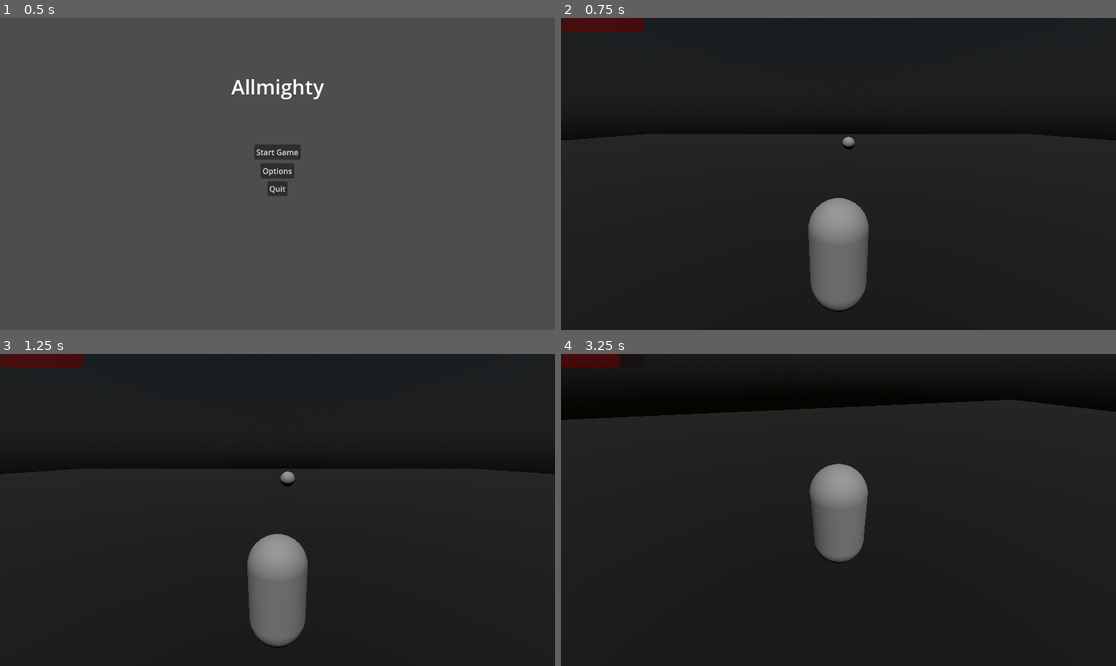
Above: before the commit, frames 1-4 (two rows, left to right).
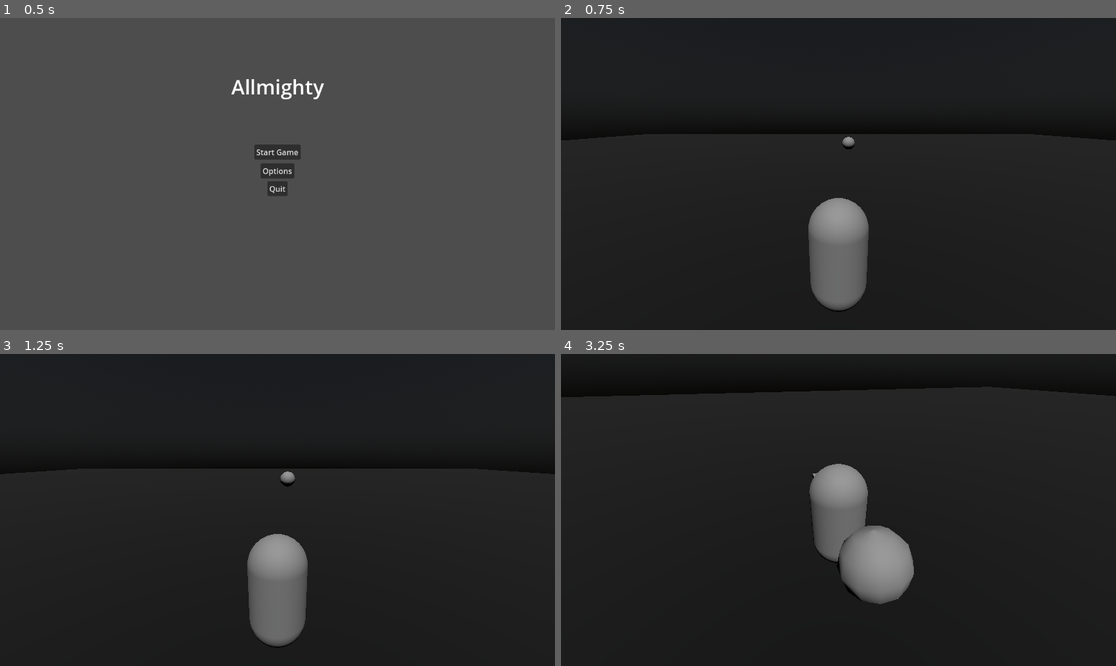
Above: after the commit, the same moments.

Repository: MikaelVV/Allmighty
Game: Godot game, scene res://Scenes/MainMenu.tscn
The game is run twice, just before and just after one commit, with the same random seed, the same clock (stepped at 60 frames per second) and the same inputs.
Inputs (mouse positions are in pixels of both pictures, inside the frame that each line leads up to):
- Up to frame 1 (0.5 s): no input
- Up to frame 2 (0.75 s): click "Start Game" at 0.5 s
- Up to frame 3 (1.25 s): no input
- Up to frame 4 (3.25 s): tap Enter (ui_accept) at 1.25, 1.35, 1.52, 1.82, 2.1, 2.27, 2.57, 2.85 s; move the mouse to (866, 510) at 1.27 s; hold W (move_forward) from 1.28 s (still down); move the mouse to (810, 510) at 2.02 s; move the mouse to (849, 503) at 2.77 s

Frame 1 is identical in both runs. In frame 2, 0.6% of the frame differs, in the area x 0-15%, y 0-5%; in frame 3, 0.6%; in frame 4, 8.4%, in the area x 0-100%, y 0-81%.

Commit message:
Implementing classic tank controls

Diff:
--- a/Scenes/main.tscn
+++ b/Scenes/main.tscn
@@ -13,7 +13,6 @@
 [sub_resource type="Environment" id="Environment_ful8f"]
 background_mode = 2
 sky = SubResource("Sky_d8vbg")
-volumetric_fog_enabled = true
 volumetric_fog_density = 0.08
 
 [sub_resource type="BoxShape3D" id="BoxShape3D_ykaip"]
@@ -74,3 +73,5 @@
 
 [node name="Bench02" parent="." instance=ExtResource("4_o748t")]
 transform = Transform3D(0.806279, 0, -0.591535, 0, 1, 0, 0.591535, 0, 0.806279, -16.9577, 1.18473, 16.7051)
+
+[node name="Cameras" type="Node" parent="."]
--- a/Scenes/player.tscn
+++ b/Scenes/player.tscn
@@ -7,63 +7,15 @@
 
 [sub_resource type="CapsuleShape3D" id="CapsuleShape3D_d2c24"]
 
+[sub_resource type="BoxMesh" id="BoxMesh_adpr8"]
+
 [node name="Player" type="CharacterBody3D"]
 transform = Transform3D(1, 0, 0, 0, 1, 0, 0, 0, 1, 0, 2.07259, 0)
 script = ExtResource("1_pdh2t")
 
 [node name="Pivot" type="Node3D" parent="."]
 
-[node name="Camera3D" type="Camera3D" parent="Pivot"]
-transform = Transform3D(1, 0, 0, 0, 0.965926, 0.258819, 0, -0.258819, 0.965926, 0, 2.24932, 3.04183)
-
-[node name="HealthBar" type="ProgressBar" parent="Pivot/Camera3D"]
-offset_right = 172.0
-offset_bottom = 27.0
-step = 1.0
-show_percentage = false
-
-[node name="InventoryMenu" type="Control" parent="Pivot/Camera3D"]
-visible = false
-layout_mode = 3
-anchors_preset = 8
-anchor_left = 0.5
-anchor_top = 0.5
-anchor_right = 0.5
-anchor_bottom = 0.5
-offset_left = -20.0
-offset_top = -20.0
-offset_right = 20.0
-offset_bottom = 20.0
-grow_horizontal = 2
-grow_vertical = 2
-
-[node name="PanelContainer" type="PanelContainer" parent="Pivot/Camera3D/InventoryMenu"]
-layout_mode = 1
-anchors_preset = 8
-anchor_left = 0.5
-anchor_top = 0.5
-anchor_right = 0.5
-anchor_bottom = 0.5
-offset_left = -260.0
-offset_top = -175.5
-offset_right = 260.0
-offset_bottom = 175.5
-grow_horizontal = 2
-grow_vertical = 2
-
-[node name="RichTextLabel" type="RichTextLabel" parent="Pivot/Camera3D/InventoryMenu"]
-layout_mode = 1
-anchors_preset = 5
-anchor_left = 0.5
-anchor_right = 0.5
-offset_left = -41.0
-offset_top = -156.0
-offset_right = 112.0
-offset_bottom = -93.0
-grow_horizontal = 2
-text = "Inventory"
-
-[node name="PauseMenu" type="Control" parent="Pivot/Camera3D"]
+[node name="PauseMenu" type="Control" parent="Pivot"]
 process_mode = 2
 visible = false
 layout_mode = 3
@@ -80,21 +32,24 @@
 grow_vertical = 2
 script = ExtResource("2_whot4")
 
-[node name="MarginContainer" type="MarginContainer" parent="Pivot/Camera3D/PauseMenu"]
+[node name="MarginContainer" type="MarginContainer" parent="Pivot/PauseMenu"]
 layout_mode = 0
 offset_right = 40.0
 offset_bottom = 40.0
 
-[node name="VBoxContainer" type="VBoxContainer" parent="Pivot/Camera3D/PauseMenu/MarginContainer"]
+[node name="VBoxContainer" type="VBoxContainer" parent="Pivot/PauseMenu/MarginContainer"]
 layout_mode = 2
 
-[node name="ResumeGame" type="Button" parent="Pivot/Camera3D/PauseMenu/MarginContainer/VBoxContainer"]
+[node name="ResumeGame" type="Button" parent="Pivot/PauseMenu/MarginContainer/VBoxContainer"]
 layout_mode = 2
 text = "Resume"
 
-[node name="ReturnToMainMenu" type="Button" parent="Pivot/Camera3D/PauseMenu/MarginContainer/VBoxContainer"]
+[node name="ReturnToMainMenu" type="Button" parent="Pivot/PauseMenu/MarginContainer/VBoxContainer"]
 layout_mode = 2
 text = "Return to Main Menu"
+
+[node name="Camera3D" type="Camera3D" parent="Pivot"]
+transform = Transform3D(1, 0, 0, 0, 0.965926, 0.258819, 0, -0.258819, 0.965926, 0, 2.24932, 3.04183)
 
 [node name="MeshInstance3D" type="MeshInstance3D" parent="."]
 mesh = SubResource("CapsuleMesh_kxr3s")
@@ -102,6 +57,10 @@
 [node name="CollisionShape3D" type="CollisionShape3D" parent="."]
 transform = Transform3D(1, 0, -3.17046e-09, 0, 1, 0, 3.17046e-09, 0, 1, -2.32831e-10, 0, -7.45058e-09)
 shape = SubResource("CapsuleShape3D_d2c24")
+
+[node name="MeshInstance3D2" type="MeshInstance3D" parent="."]
+transform = Transform3D(0.620016, 0, 0, 0, 0.39387, 0, 0, 0, 0.578933, 0, 0.403446, -0.430294)
+mesh = SubResource("BoxMesh_adpr8")
 
 [node name="Area3D" type="Area3D" parent="."]
 transform = Transform3D(0.999171, 0, 0.0407073, 0, 1, 0, -0.0407073, 0, 0.999171, 0, -0.0934458, -0.062982)
@@ -112,6 +71,6 @@
 transform = Transform3D(1.385, 0, -3.72529e-09, 0, 1.385, 0, 3.72529e-09, 0, 1.385, -2.32831e-10, -0.020776, -7.45058e-09)
 shape = SubResource("CapsuleShape3D_d2c24")
 
-[connection signal="pressed" from="Pivot/Camera3D/PauseMenu/MarginContainer/VBoxContainer/ResumeGame" to="Pivot/Camera3D/PauseMenu" method="_on_resume_game_pressed"]
-[connection signal="pressed" from="Pivot/Camera3D/PauseMenu/MarginContainer/VBoxContainer/ReturnToMainMenu" to="Pivot/Camera3D/PauseMenu" method="_on_return_to_main_menu_pressed"]
+[connection signal="pressed" from="Pivot/PauseMenu/MarginContainer/VBoxContainer/ResumeGame" to="Pivot/PauseMenu" method="_on_resume_game_pressed"]
+[connection signal="pressed" from="Pivot/PauseMenu/MarginContainer/VBoxContainer/ReturnToMainMenu" to="Pivot/PauseMenu" method="_on_return_to_main_menu_pressed"]
 [connection signal="body_entered" from="Area3D" to="." method="_on_area_3d_body_entered"]
--- a/Scripts/PlayerController.gd
+++ b/Scripts/PlayerController.gd
@@ -9,25 +9,33 @@
 
 var paused = false
 
+# Kaikki tässä näkyvät valuet ovat muutettavissa suoraan editorin kautta, koska ne exportataan.
+# Valuet on muutettavissa Inspectorissa.
+# Forward, backward ja turn speed pitää vielä hienosäätää, että nopeus tuntuu hyvältä.
 @export var amount = 10
+@export var max_health = 100
+@export var f_speed = 4.5
+@export var b_speed = 3.5
+@export var t_speed = 0.045
+@export var JUMP_VELOCITY = 6
 
-@export var max_health = 100
-@export var SPEED = 10
-@export var JUMP_VELOCITY = 6
+var Vec3Z = Vector3.ZERO
 
 # Määritellään pelaajan health, pivot ja camera variablet.
 @onready var health = max_health : set = _set_health
-@onready var HealthBar := $Pivot/Camera3D/HealthBar
+#@onready var HealthBar := $Pivot/Camera3D/HealthBar
 @onready var pivot := $Pivot
 @onready var camera := $Pivot/Camera3D
-@onready var pause_menu := $Pivot/Camera3D/PauseMenu
+@onready var pause_menu := $Pivot/PauseMenu
 @onready var body := $MeshInstance3D
+
 # Haetaan painovoima projekti asetuksista.
 var gravity = ProjectSettings.get_setting("physics/3d/default_gravity")
 
 func _ready() -> void:
-	HealthBar.max_value = max_health
-	_set_heatlhbar()
+	pass
+	#HealthBar.max_value = max_health
+	#_set_heatlhbar()
 
 # Function "kuuntelee" kaikkia inputteja, joka tässä tapauksessa on hiiri.
 # ja määrittelee hiiren liikkuvuuden kameran kanssa.
@@ -39,11 +47,51 @@
 			pivot.rotate_y(-event.relative.x * 0.01)
 			camera.rotate_x(-event.relative.y * 0.01)
 			camera.rotation.x = clamp(camera.rotation.x, deg_to_rad(-60), deg_to_rad(60)) # Tässä limitoidaan pelaajan kameran rotaatiota, että pelaaja ei voi katsoa 360 astetta ympäri.
-	if event.is_action_pressed("pause"): # ui_cancel tarkoittaa Esc näppäintä.
+	if event.is_action_pressed("pause"): # pause tarkoittaa Esc näppäintä.
 		pauseGame()
 		#Input.set_mouse_mode(Input.MOUSE_MODE_VISIBLE)
 
-func _physics_process(delta) -> void:
+
+# Määritellään pelaajalle kontrollit. Tässä kohtaa pelaajalla on käytössä
+# klassiset tankki kontrollit.
+func _physics_process(delta: float) -> void:
+	if Input.is_action_pressed("move_forward") and Input.is_action_pressed("move_back"):
+		velocity.x = 0
+		velocity.z = 0
+
+	elif Input.is_action_pressed("move_forward"):
+		var forwardVector = -Vector3.FORWARD.rotated(Vector3.UP, rotation.y)
+		velocity = -forwardVector * f_speed
+
+	elif Input.is_action_pressed("move_back"):
+		var backwardVector = Vector3.FORWARD.rotated(Vector3.UP, rotation.y)
+		velocity = -backwardVector * b_speed
+
+	# Jos mitään nappia ei paineta, niin pelaaja lopettaa liikkumisen.
+	else:
+		velocity.x = 0
+		velocity.z = 0
+
+	if Input.is_action_pressed("move_left") and Input.is_action_pressed("move_back"):
+		rotation.z -= Vec3Z.y + t_speed
+		rotation.z = clamp(rotation.x, -50, 90)
+		rotation.y -= Vec3Z.y + t_speed
+
+	elif Input.is_action_pressed("move_left"):
+		rotation.z += Vec3Z.y - t_speed
+		rotation.z = clamp(rotation.x, -50, 90)
+		rotation.y += Vec3Z.y + t_speed
+
+	if Input.is_action_pressed("move_right") and Input.is_action_pressed("move_back"):
+		rotation.z += Vec3Z.y - t_speed
+		rotation.z = clamp(rotation.x, -50, 90)
+		rotation.y += Vec3Z.y + t_speed
+
+	elif Input.is_action_pressed("move_right"):
+		rotation.z -= Vec3Z.y + t_speed
+		rotation.z = clamp(rotation.x, -50, 90)
+		rotation.y -= Vec3Z.y + t_speed
+
 	# Määritellään pelaajan painovoima.
 	if not is_on_floor():
 		velocity.y -= gravity * delta
@@ -53,14 +101,14 @@
 		damage()
 
 	# Määritellään pelaajan suunta inputit. Näitä voi lisäillä, kun menee Project -> Project Settings ja Input Map.
-	var input_dir = Input.get_vector("move_left", "move_right", "move_forward", "move_back")
-	var direction = (pivot.transform.basis * Vector3(input_dir.x, 0, input_dir.y)).normalized()
-	if direction:
-		velocity.x = direction.x * SPEED
-		velocity.z = direction.z * SPEED
-	else:
-		velocity.x = move_toward(velocity.x, 0, SPEED)
-		velocity.z = move_toward(velocity.z, 0, SPEED)
+	#var input_dir = Input.get_vector("move_left", "move_right", "move_forward", "move_back")
+	#var direction = (pivot.transform.basis * Vector3(input_dir.x, 0, input_dir.y)).normalized()
+	#if direction:
+		#velocity.x = direction.x * f_speed
+		#velocity.z = direction.z * f_speed
+	#else:
+		#velocity.x = move_toward(velocity.x, 0, f_speed)
+		#velocity.z = move_toward(velocity.z, 0, f_speed)
 
 	move_and_slide()
 
@@ -71,7 +119,7 @@
 		print ("ai vittu")
 	taking_damage.emit()
 	_set_health(health - amount)
-	_set_heatlhbar()
+	#_set_heatlhbar()
 
 
 
@@ -79,7 +127,7 @@
 func damage() -> void:
 	taking_damage.emit()
 	_set_health(health - amount)
-	_set_heatlhbar()
+	#_set_heatlhbar()
 
 #Nimensä mukainen funktio. Tässä toteutetaan kaikki logiikka, jolla pelaaja tuhotaan.
 func kill_player():
@@ -99,9 +147,9 @@
 			kill_player()
 
 # Asettaa Healthbarin värin ja määrittää sille valuen.
-func _set_heatlhbar() -> void:
-	HealthBar.modulate = Color.DARK_RED
-	HealthBar.value = health
+#func _set_heatlhbar() -> void:
+	#HealthBar.modulate = Color.DARK_RED
+	#HealthBar.value = health
 
 
 func pauseGame():
Not shown: 1 places in Scenes/player.tscn that only renumber resources
